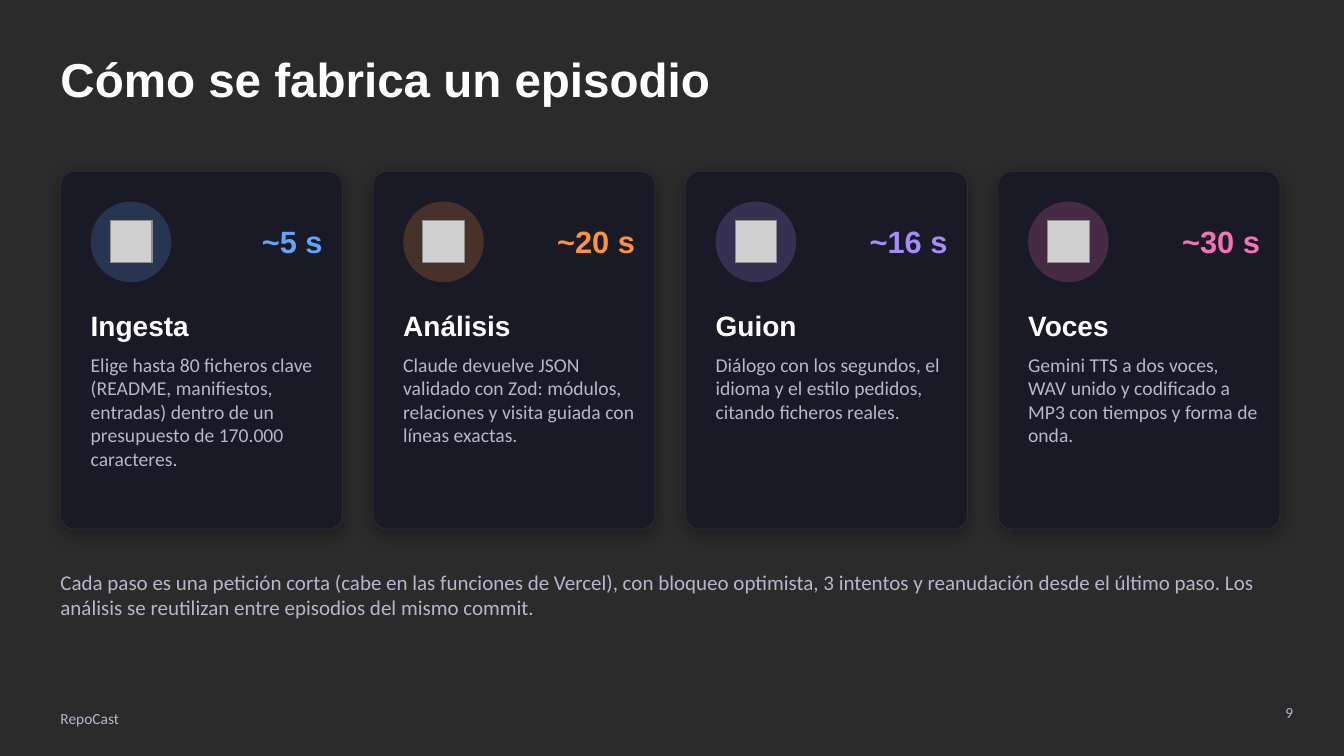
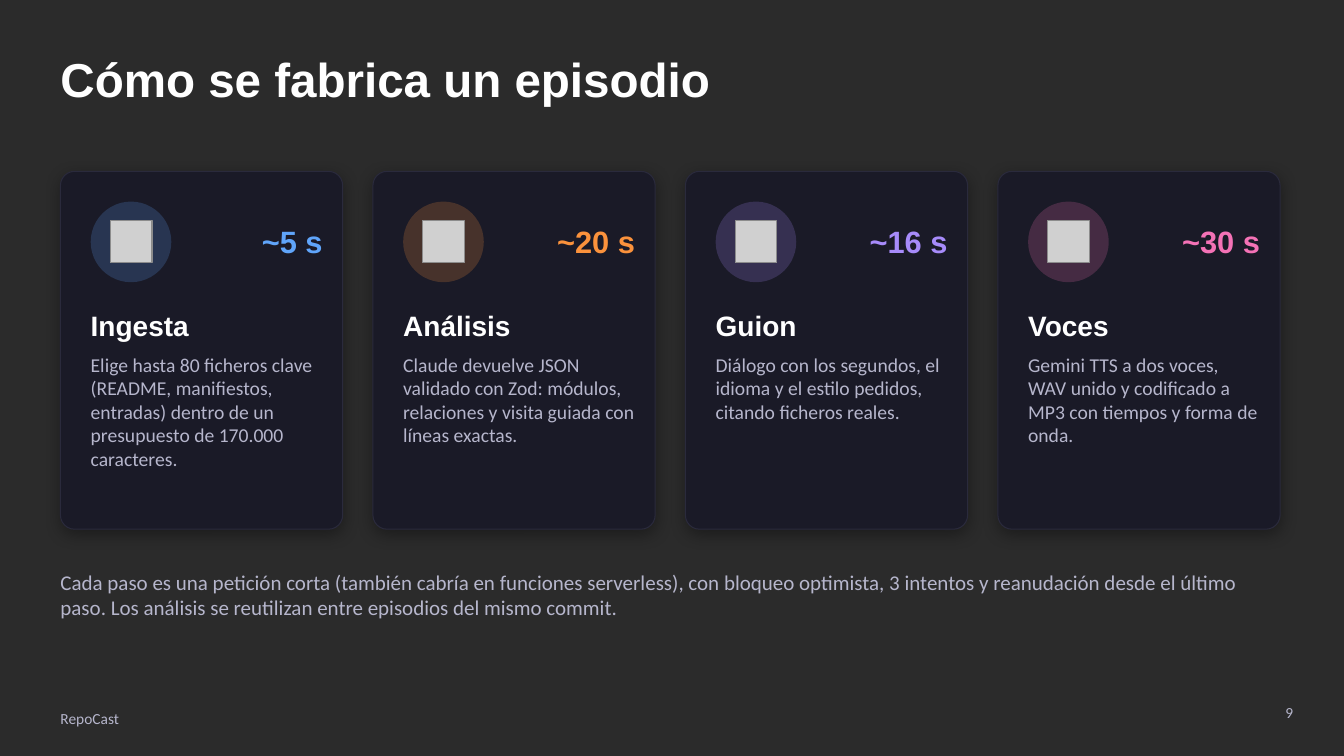
Before and after one commit to Dv3git/RepoCast, a slide deck: slide 9 of docs/RepoCast-presentacion.pptx. Drawn at 1344x756 pixels with LibreOffice and Linux fonts; fonts in the diff are those of the drawing; grey boxes stand for pictures; background and template pictures are left out; a plain dark background stands for a picture behind light text. Boxes give left, top, right and bottom in pixels: in the first picture for what was removed or moved away, otherwise in the second. Text is boxed around its words. In the diff, an @@ line names an element or a change of style, - is before the commit and + after.

```diff
--- a/docs/RepoCast-presentacion.pptx
+++ b/docs/RepoCast-presentacion.pptx
@@ text at box(60, 575, 1235, 619): text changed @@
-Cada paso es una petición corta (cabe en las funciones de Vercel), con bloqueo optimista, 3 intentos y reanudación desde el último paso. Los análisis se reutilizan entre episodios del mismo commit.
+Cada paso es una petición corta (también cabría en funciones serverless), con bloqueo optimista, 3 intentos y reanudación desde el último paso. Los análisis se reutilizan entre episodios del mismo commit.
```
Also in this commit, not shown: 3 other slides changed, 11 other files.
